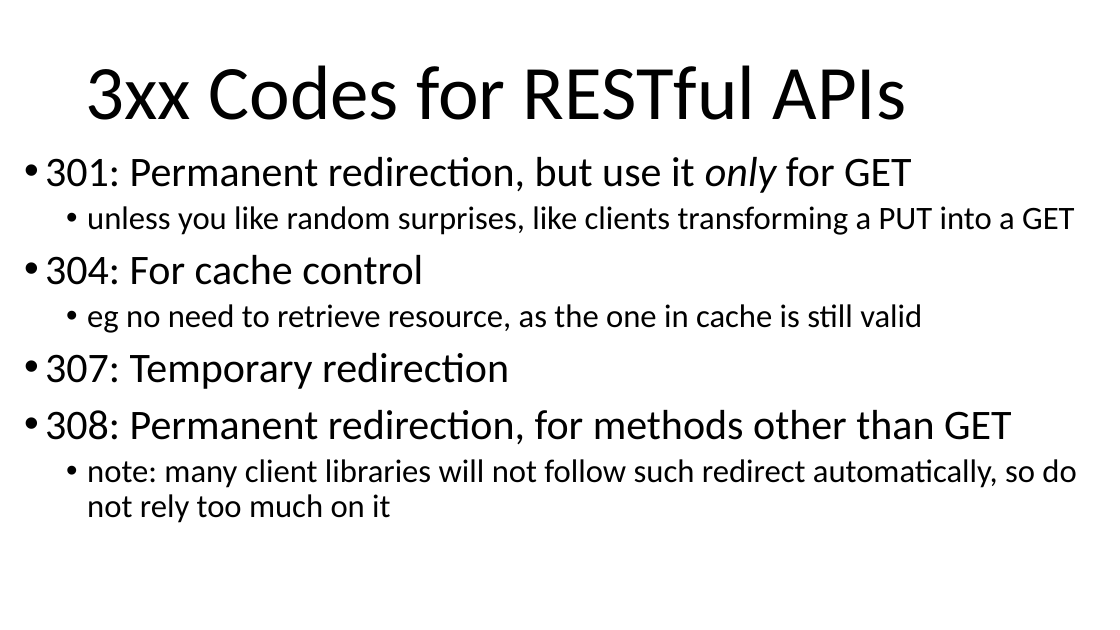
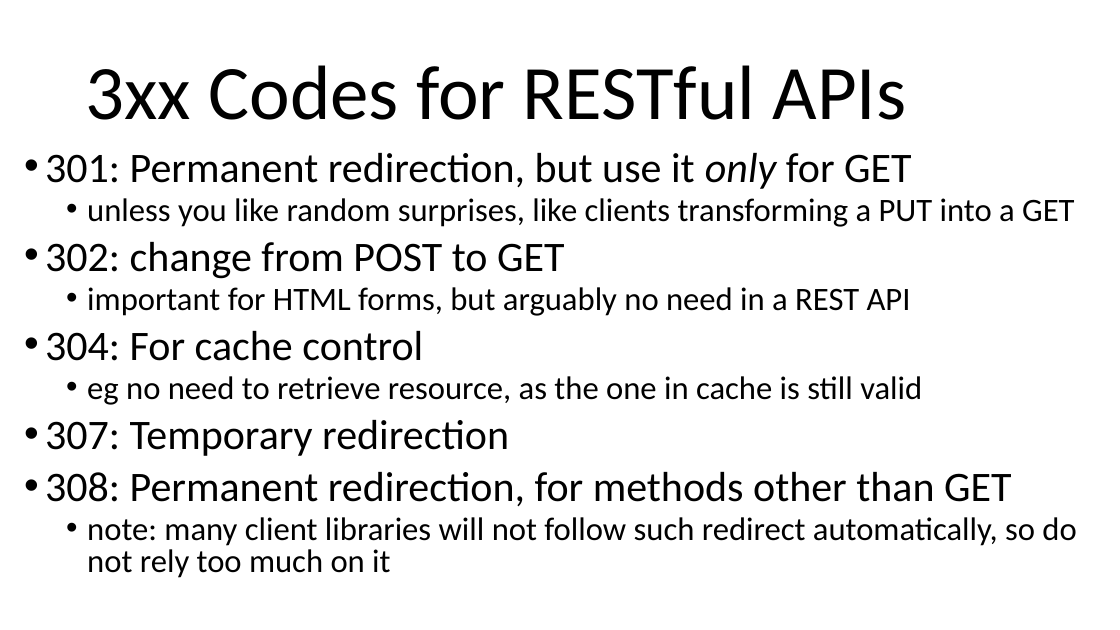
Before and after one commit to arcuri82/testing_security_development_enterprise_systems, a slide deck: slide 9 of doc/advanced/slides/lesson_05.pptx. Drawn at 1120x630 pixels with LibreOffice and Linux fonts; fonts in the diff are those of the drawing. Boxes give left, top, right and bottom in pixels: in the first picture for what was removed or moved away, otherwise in the second. Text is boxed around its words. In the diff, an @@ line names an element or a change of style, - is before the commit and + after.

Commit message:
slides les05

```diff
--- a/doc/advanced/slides/lesson_05.pptx
+++ b/doc/advanced/slides/lesson_05.pptx
@@ text at [45, 153, 1076, 578]: line spacing 0.9 to 0.8 @@
@@ text at [45, 242, 911, 316]: paragraphs added @@
+• 302: change from POST to GET
+  • important for HTML forms, but arguably no need in a REST API
```
Also in this commit, not shown: 3 other slides changed, 2 other files.
